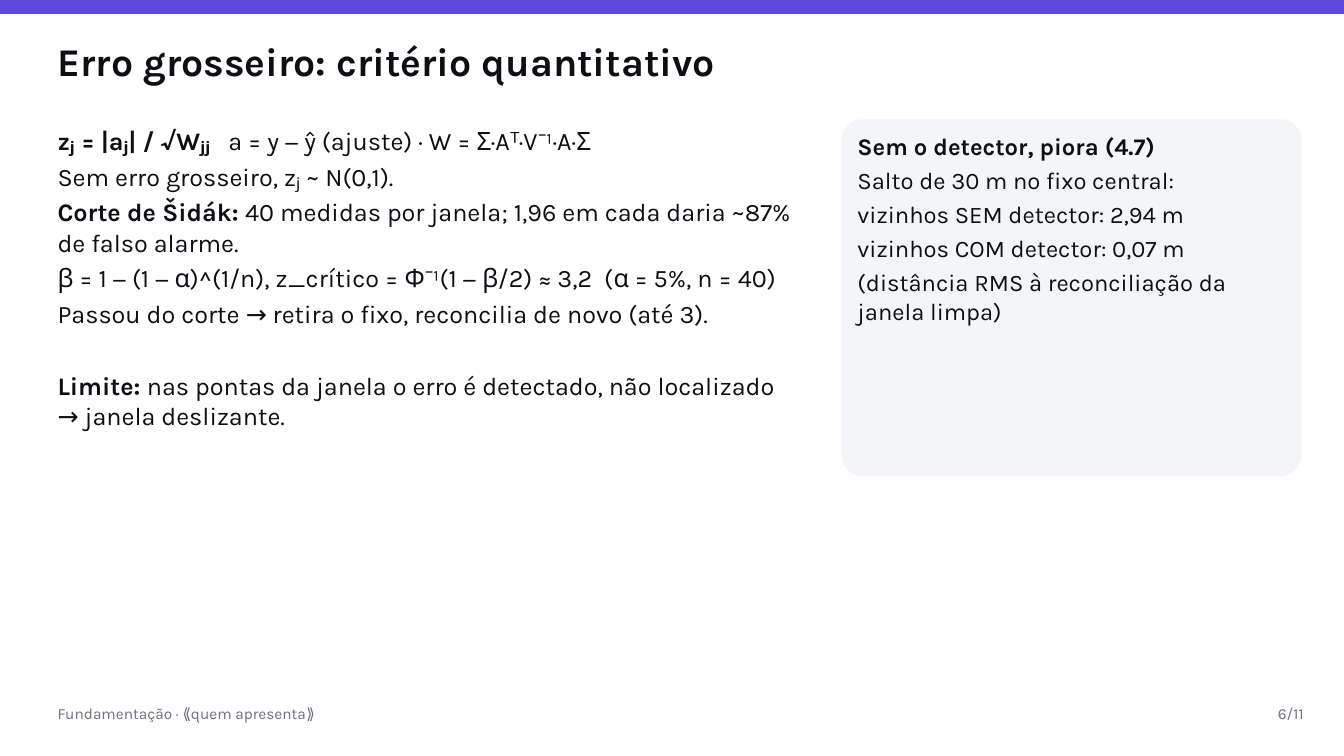
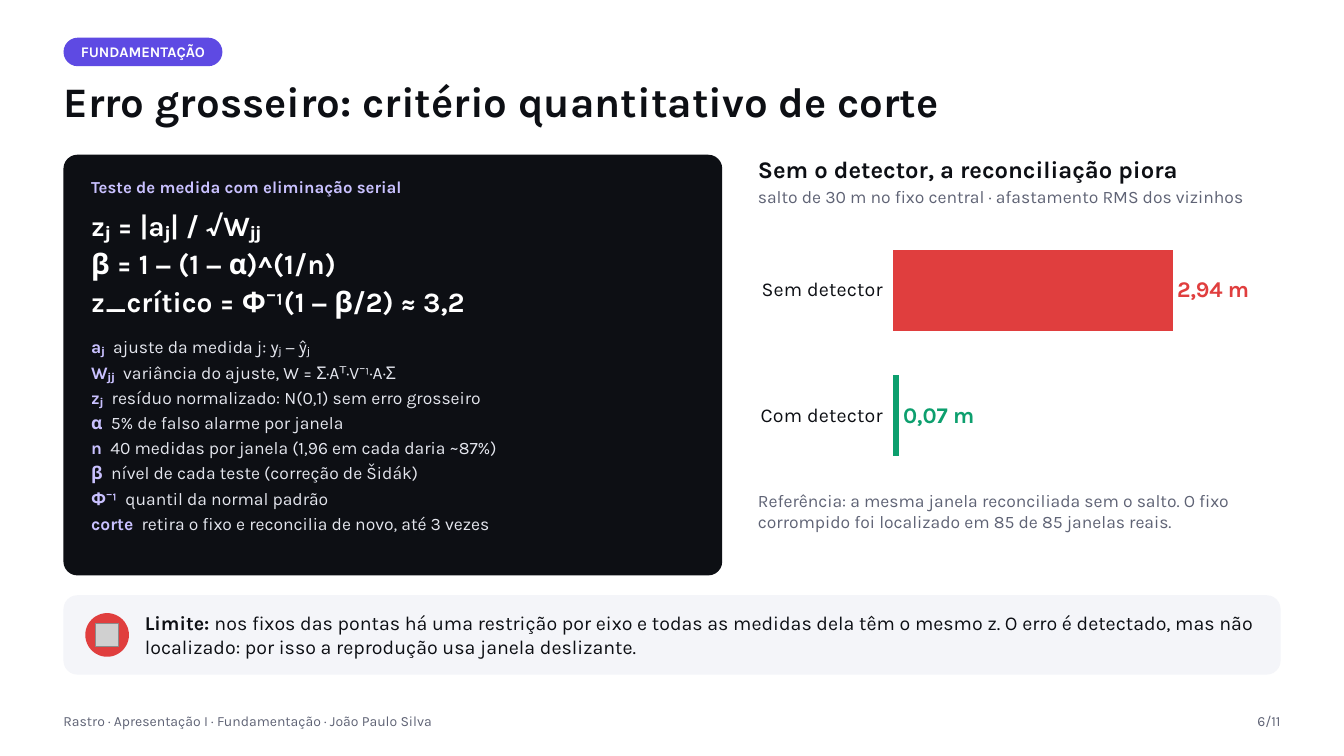
Before and after one commit to AlphaFNTZ/rastro, a slide deck: slide 6 of docs/presentations/apresentacao_I_AV1.pptx. Drawn at 1344x756 pixels with LibreOffice and Linux fonts; fonts in the diff are those of the drawing; grey boxes stand for pictures. Boxes give left, top, right and bottom in pixels: in the first picture for what was removed or moved away, otherwise in the second. Text is boxed around its words. In the diff, an @@ line names an element or a change of style, - is before the commit and + after.

```diff
--- a/docs/presentations/apresentacao_I_AV1.pptx
+++ b/docs/presentations/apresentacao_I_AV1.pptx
@@ rectangle removed at [0,0,1344,14] @@
@@ rounded rectangle added at [64,37,223,66], fill #5E4AE3 @@
@@ text added at [81,44,205,60], 10.5 pt, text #FFFFFF, bold @@
+FUNDAMENTAÇÃO
@@ text at [63,84,938,128]: text changed; size 28 to 30 pt @@
-Erro grosseiro: critério quantitativo
+Erro grosseiro: critério quantitativo de corte
@@ rounded rectangle removed at [842,119,1303,476] @@
-Sem o detector, piora (4.7)
-Salto de 30 m no fixo central:
-vizinhos SEM detector: 2,94 m
-vizinhos COM detector: 0,07 m
-(distância RMS à reconciliação da janela limpa)
@@ rounded rectangle added at [64,155,723,576], fill #0D0F14 @@
@@ text added at [758,161,1243,203], 12.5 pt, text #5F6375 @@
+Sem o detector, a reconciliação piora
+salto de 30 m no fixo central · afastamento RMS dos vizinhos
@@ text added at [91,181,402,197], 12 pt, text #C9C1FF, bold @@
+Teste de medida com eliminação serial
@@ text added at [92,209,695,247], 20 pt, text #FFFFFF, bold @@
+zⱼ = |aⱼ| / √Wⱼⱼ
@@ bar chart added at [750,222,1282,484] @@
+categories: Sem detector, Com detector
+Series 1: 100, 2
@@ text added at [91,252,336,281], 20 pt, text #FFFFFF, bold @@
+β = 1 − (1 − α)^(1/n)
@@ text added at [91,290,464,319], 20 pt, text #FFFFFF, bold @@
+z_crítico = Φ⁻¹(1 − β/2) ≈ 3,2
@@ text at [91,341,497,532]: text changed; size 18 to 12.5 pt; text colour #0D0F14 to #E4E6EE @@
-zⱼ = |aⱼ| / √Wⱼⱼ a = y − ŷ (ajuste) · W = Σ·Aᵀ·V⁻¹·A·Σ
-Sem erro grosseiro, zⱼ ~ N(0,1).
-Corte de Šidák: 40 medidas por janela; 1,96 em cada daria ~87% de falso alarme.
-β = 1 − (1 − α)^(1/n), z_crítico = Φ⁻¹(1 − β/2) ≈ 3,2 (α = 5%, n = 40)
-Passou do corte → retira o fixo, reconcilia de novo (até 3).
-Limite: nas pontas da janela o erro é detectado, não localizado → janela deslizante.
+aⱼ ajuste da medida j: yⱼ − ŷⱼ
+Wⱼⱼ variância do ajuste, W = Σ·Aᵀ·V⁻¹·A·Σ
+zⱼ resíduo normalizado: N(0,1) sem erro grosseiro
+α 5% de falso alarme por janela
+n 40 medidas por janela (1,96 em cada daria ~87%)
+β nível de cada teste (correção de Šidák)
+Φ⁻¹ quantil da normal padrão
+corte retira o fixo e reconcilia de novo, até 3 vezes
@@ text added at [758,494,1229,533], 12.5 pt, text #5F6375 @@
+Referência: a mesma janela reconciliada sem o salto. O fixo corrompido foi localizado em 85 de 85 janelas reais.
@@ rounded rectangle added at [64,596,1280,676], fill #F4F5F9 @@
@@ ellipse added at [86,613,129,656], fill #E03E3E @@
@@ picture added at [96,624,119,647] @@
@@ text added at [145,615,1252,659], 14 pt, text #0D0F14 @@
+Limite: nos fixos das pontas há uma restrição por eixo e todas as medidas dela têm o mesmo z. O erro é detectado, mas não localizado: por isso a reprodução usa janela deslizante.
@@ text removed at [58,708,306,723] @@
-Fundamentação · ⟪quem apresenta⟫
@@ text added at [63,716,432,730], 10 pt, text #5F6375 @@
+Rastro · Apresentação I · Fundamentação · João Paulo Silva
@@ text "6/11": place and size @@
-text "6/11" at [1278,708,1304,720]
+text "6/11" at [1257,716,1280,727]
@@ text "6/11" at [1257,716,1280,727]: size 11 to 10 pt, text colour #6B6F80 to #5F6375; less space between paragraphs @@
```
Also in this commit, not shown: 10 other slides changed, 38 other files.
